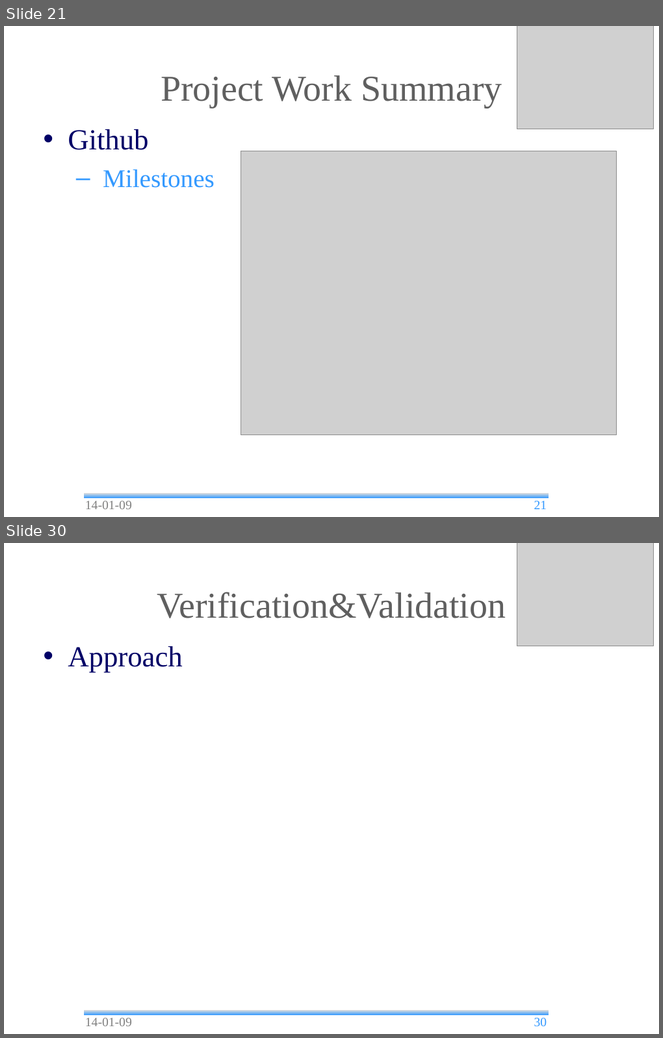
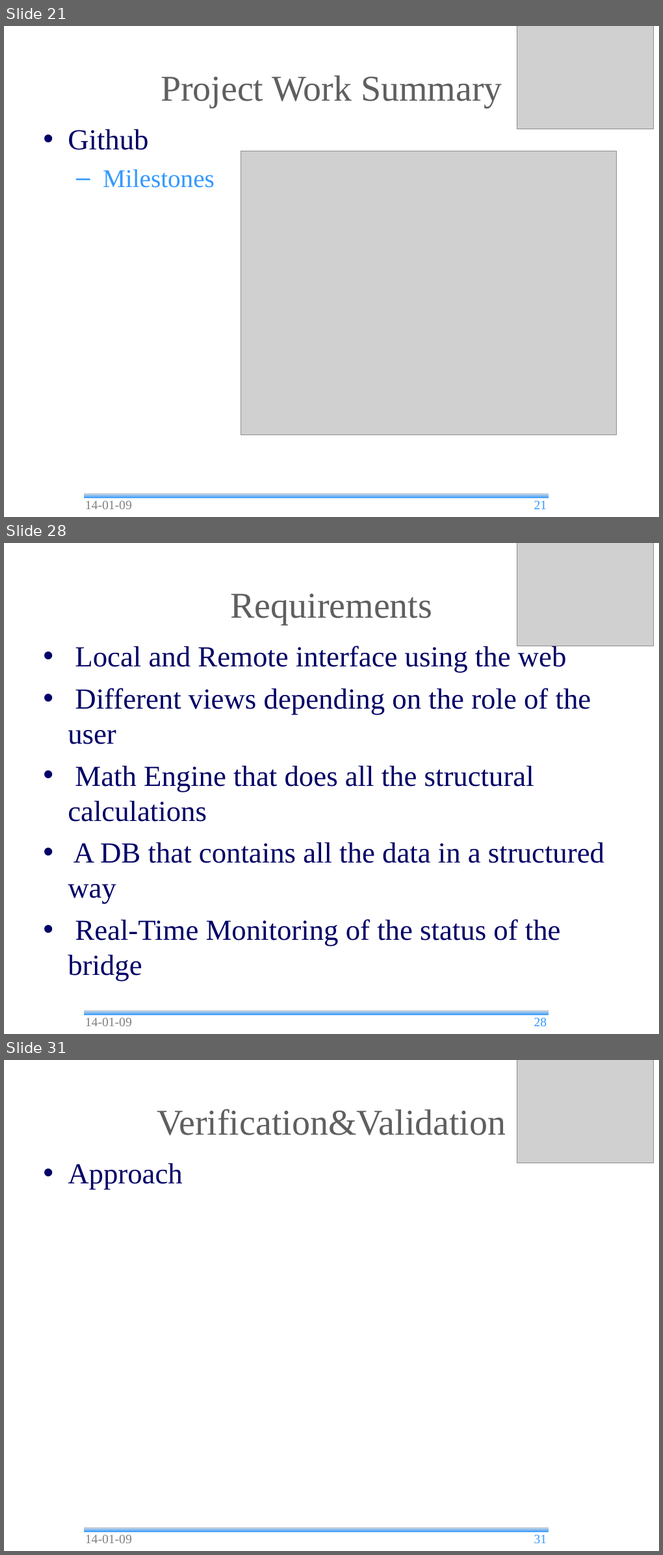
Before and after one commit to andrea-bottoli/DSD, a slide deck: Documentation/Presentations/Final_Presentation.odp. Shown one above the other, each under a label of ours: slides 21 and 30 before the commit, slides 21, 28 and 31 after it; the slides between them are not shown. The pictures are 663x1038 and 663x1555 pixels, drawn with LibreOffice and Linux fonts; fonts in the diff are those of the drawing; grey boxes stand for pictures; background and template pictures are left out. Boxes give left, top, right and bottom in pixels: in the first picture for what was removed or moved away, otherwise in the second. Text is boxed around its words. In the diff, an @@ line names an element or a change of style, - is before the commit and + after.

```diff
--- a/Documentation/Presentations/Final_Presentation.odp
+++ b/Documentation/Presentations/Final_Presentation.odp
@@ slide 28 added at box(4, 543, 659, 1034), background #FFFFFF; not listed: 1 template element that a slide beside it also shows @@
@@ picture added at box(517, 543, 653, 646) @@
@@ title added at box(231, 594, 433, 625), 40 pt, text #5F5F5F @@
+Requirements
@@ text added at box(68, 644, 605, 982), 32 pt, text #000066 @@
+• Local and Remote interface using the web
+• Different views depending on the role of the user
+• Math Engine that does all the structural calculations
+• A DB that contains all the data in a structured way
+• Real-Time Monitoring of the status of the bridge
@@ text added at box(85, 1018, 132, 1027), 14 pt, text #808080 @@
+14-01-09
@@ page number added at box(534, 1018, 547, 1027), 14 pt, text #3399FF @@
+28
@@ what was slide 30 is now slide 31 @@
@@ page number at box(534, 1535, 547, 1544): text changed @@
-30
+31
```
Also in this commit, not shown: 9 slides changed, 1 other slide added, 1 slide removed, 3 other files.
